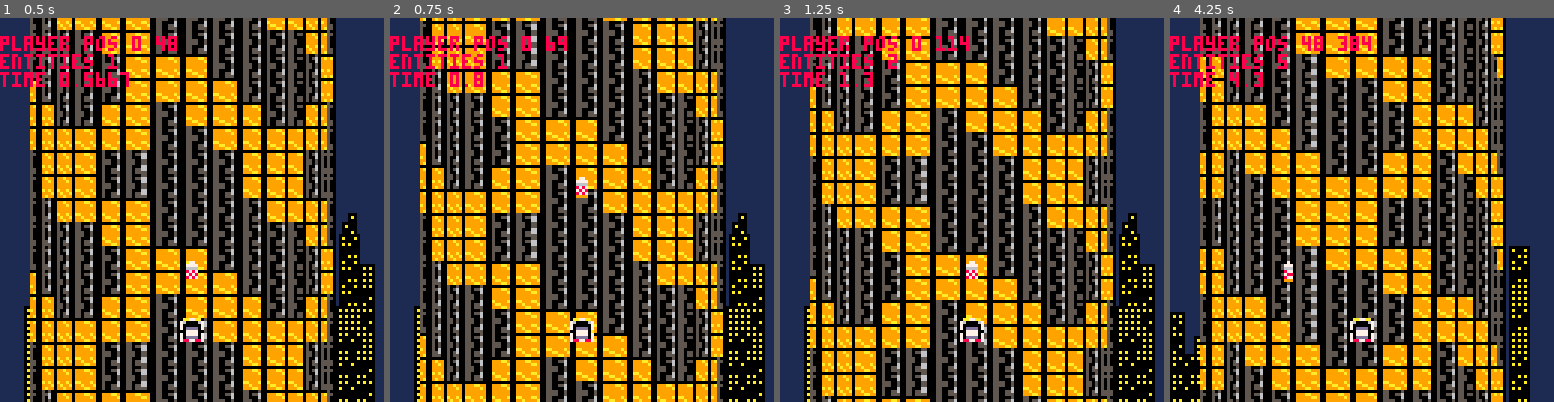
Above: before the commit, frames 1-4 (left to right).
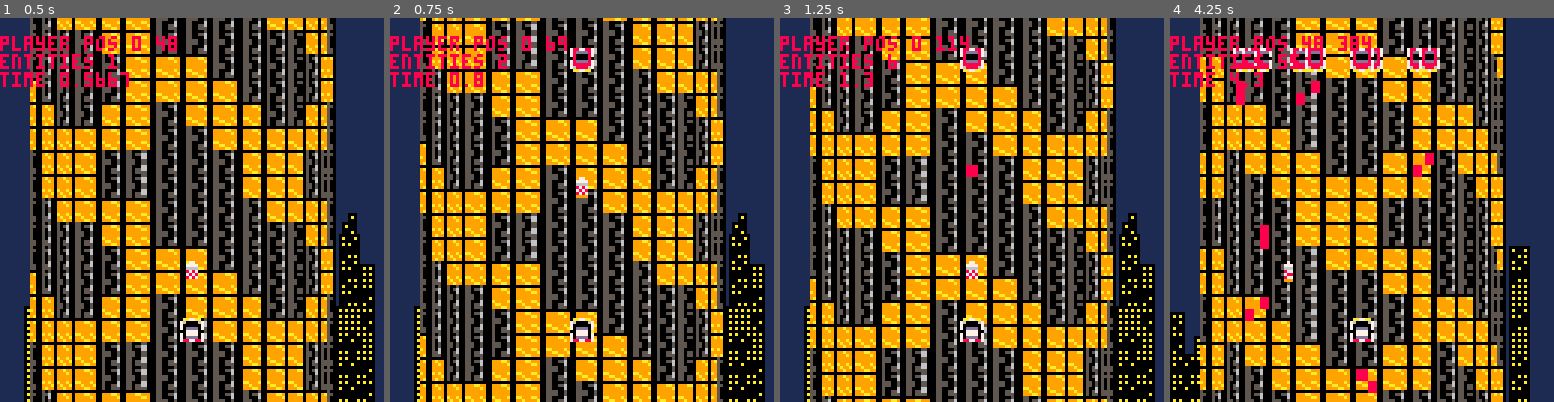
Above: after the commit, the same moments.

Repository: totobono4/microtower
Game: PICO-8 cartridge microtower.p8
The game is run twice, just before and just after one commit, with the same random seed, the same clock (stepped at 60 frames per second) and the same inputs.
Inputs:
- Up to frame 1 (0.5 s): tap X (X key) at 0.33 s
- Up to frame 2 (0.75 s): tap O (Z key) at 0.7 s
- Up to frame 3 (1.25 s): tap X (X key) at 1.07 s
- Up to frame 4 (4.25 s): hold Right 1.6-2.1 s; tap O (Z key) every 0.4 s from 1.7 to 4.1 s; tap X (X key) at 1.85, 2.97, 4.08 s; hold Right 2.47-3.03 s; hold Left 3.08-3.58 s; hold Right from 4.02 s (still down)

Frame 1 is identical in both runs. In frame 2, 0.4% of the frame differs, in the area x 28-54%, y 7-15%; in frame 3, 0.5%; in frame 4, 2.7%, in the area x 16-71%, y 7-98%.

Commit message:
entities added, bullet spawning function

Diff:
--- a/microtower.p8
+++ b/microtower.p8
@@ -69,6 +69,9 @@
 
 e_ids={
 	rocket=1,
+	bullet=2,
+	eturret=3,
+	enemy=4,
 }
 
 e_dat={
@@ -82,6 +85,35 @@
 		attached=false,
 		pattern=function(self)
 			self.y+=4
+		end,
+	},
+	[e_ids.bullet]={
+		s={
+			x=2*8,
+			y=1*8,
+			w=8,
+			h=8,
+		},
+		attached=false,
+		pattern=function(self)
+			self.y-=4
+		end,
+	},
+	[e_ids.enemy]={
+		s={
+			x=4*8,
+			y=0*8,
+			w=8,
+			h=8,
+		},
+		bullet_cd=1,
+		bullet_last=0,
+		attached=false,
+		pattern=function(self)
+			if game_time-self.bullet_last>=self.bullet_cd then
+				self.bullet_last=game_time
+				spawn_bullet(self.x,self.y,1)
+			end
 		end,
 	},
 }
@@ -158,6 +190,8 @@
 			w=e_dat[e.id].s.w,
 			h=e_dat[e.id].s.h,
 		},
+		bullet_last=e_dat[e.id].bullet_last,
+		bullet_cd=e_dat[e.id].bullet_cd,
 		attached=e_dat[e.id].attached,
 		pattern=e_dat[e.id].pattern,
 
@@ -205,6 +239,24 @@
 			y=p.y,
 		}))
 	end
+end
+
+function spawn_bullet(x,y)
+	local p=tower.p
+	add(tower.e,new_entity({
+		id=e_ids.bullet,
+		x=x,
+		y=y,
+	}))
+end
+
+function spawn_enemy()
+	local p=tower.p
+	add(tower.e,new_entity({
+		id=e_ids.enemy,
+		x=p.x,
+		y=p.y+90,
+	}))
 end
 -->8
 -- draw functions
@@ -315,6 +367,9 @@
 	end
 	if btn(❎) then
 		spawn_rocket()
+	end
+	if btn(🅾️) then
+		spawn_enemy()
 	end
 
 	move(mv)
